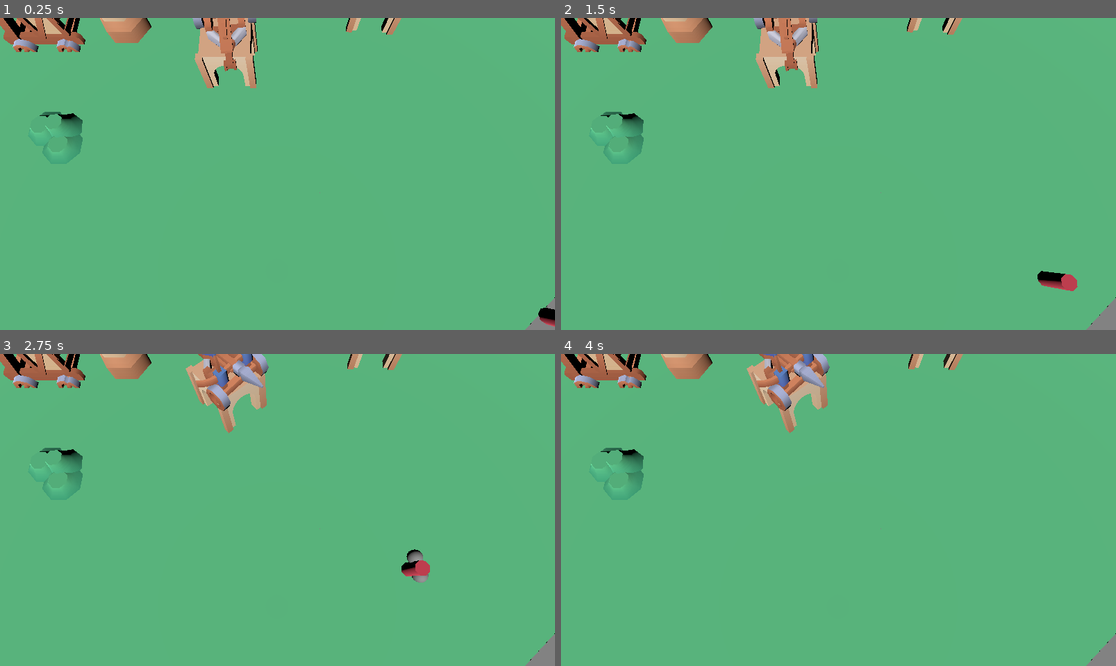
Above: before the commit, frames 1-4 (two rows, left to right).
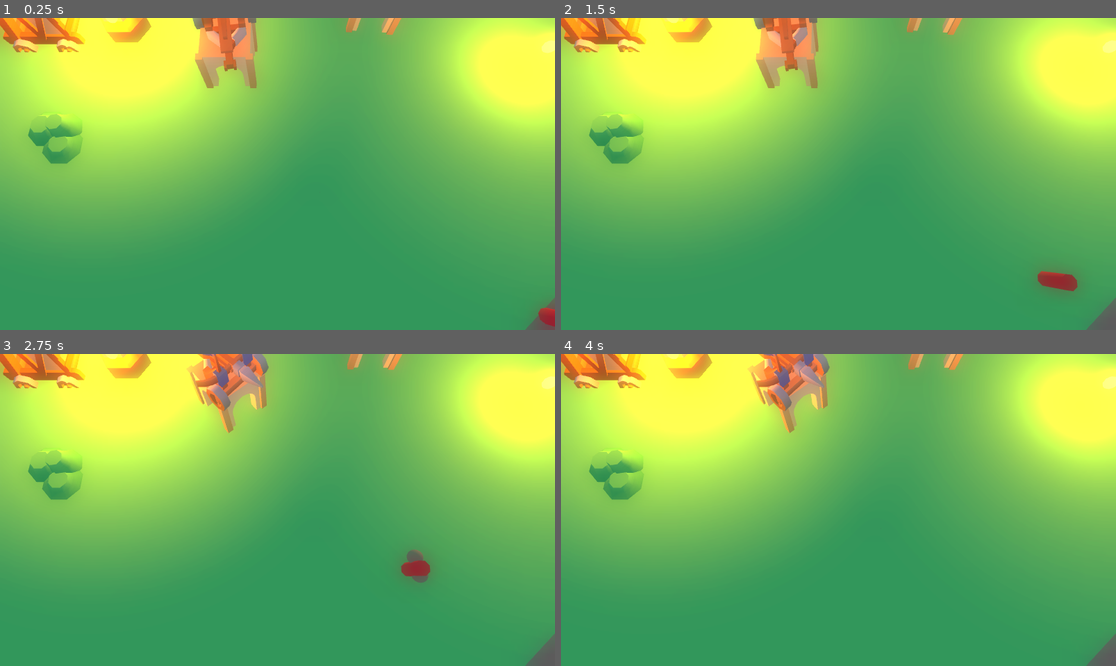
Above: after the commit, the same moments.

Repository: Kyn21kx/GMTK-2025
Game: Godot game, scene res://main.tscn
The game is run twice, just before and just after one commit, with the same random seed, the same clock (stepped at 60 frames per second) and the same inputs.
Inputs (mouse positions are in pixels of both pictures, inside the frame that each line leads up to):
- Up to frame 1 (0.25 s): no input
- Up to frame 2 (1.5 s): move the mouse to (960, 158) at 0.52 s; click (960, 158) at 0.67 s; move the mouse to (727, 189) at 1.27 s; click (727, 189) at 1.42 s
- Up to frame 3 (2.75 s): move the mouse to (333, 441) at 2.02 s; click (333, 441) at 2.17 s
- Up to frame 4 (4 s): move the mouse to (810, 572) at 2.77 s; click (810, 572) at 2.92 s; tap Enter at 3.5 s; move the mouse to (1005, 556) at 3.52 s; click (1005, 556) at 3.67 s

The runs differ from the first frame. In frame 1, 100% of the frame differs, in the area x 0-100%, y 0-100%; in frame 2, 100%; in frame 3, 100%; in frame 4, 100%.

Commit message:
Removed logs

Diff:
--- a/main.tscn
+++ b/main.tscn
@@ -11,6 +11,23 @@
 [ext_resource type="PackedScene" uid="uid://sucn46hw8pud" path="res://scenes/projectil.tscn" id="8_4c57u"]
 [ext_resource type="PackedScene" uid="uid://dj00r0ko3oygm" path="res://scenes/projectil_magic.tscn" id="9_efxa6"]
 [ext_resource type="PackedScene" uid="uid://gvld7w0mgelx" path="res://ui/HUD.tscn" id="10_efxa6"]
+[ext_resource type="Material" uid="uid://bxqvgsb5i3frh" path="res://materials/light_mat.tres" id="12_dg77c"]
+
+[sub_resource type="Environment" id="Environment_dg77c"]
+ssr_enabled = true
+ssil_radius = 5.8
+sdfgi_use_occlusion = true
+sdfgi_read_sky_light = false
+glow_enabled = true
+glow_bloom = 1.0
+glow_blend_mode = 4
+volumetric_fog_density = 0.07
+volumetric_fog_albedo = Color(0, 0.419608, 0.207843, 1)
+volumetric_fog_emission_energy = 2.0
+adjustment_enabled = true
+adjustment_brightness = 1.42
+adjustment_contrast = 1.04
+adjustment_saturation = 1.07
 
 [node name="Main" type="Node3D"]
 
@@ -39,6 +56,7 @@
 
 [node name="DirectionalLight3D" type="DirectionalLight3D" parent="."]
 transform = Transform3D(0.970197, 0.241975, -0.0128731, -0.154515, 0.658702, 0.736367, 0.186662, -0.712432, 0.67646, 1.44224, 0.776473, 0.413263)
+light_energy = 0.0
 
 [node name="siege-tower2" parent="." instance=ExtResource("3_h2yge")]
 transform = Transform3D(1, 0, 0, 0, 1, 0, 0, 0, 1, -3.45763, 0, -0.942249)
@@ -89,3 +107,36 @@
 
 [node name="Scenario" parent="." instance=ExtResource("6_7mycd")]
 transform = Transform3D(1, 0, 0, 0, 1, 0, 0, 0, 1, -1.16527, 0.0718123, 4.6856)
+
+[node name="LightPoint" type="CSGSphere3D" parent="."]
+transform = Transform3D(1, 0, 0, 0, 1, 0, 0, 0, 1, 5.52405, 0.809705, 0.0516844)
+radius = 0.1
+material = ExtResource("12_dg77c")
+
+[node name="OmniLight3D" type="OmniLight3D" parent="LightPoint"]
+light_color = Color(0.911754, 0.50887, 5.77569e-07, 1)
+light_energy = 1.741
+light_indirect_energy = 2.0
+
+[node name="LightPoint2" type="CSGSphere3D" parent="."]
+transform = Transform3D(1, 0, 0, 0, 1, 0, 0, 0, 1, -2.08312, 0.8123, -0.573885)
+radius = 0.1
+material = ExtResource("12_dg77c")
+
+[node name="OmniLight3D" type="OmniLight3D" parent="LightPoint2"]
+light_color = Color(0.911754, 0.50887, 5.77569e-07, 1)
+light_energy = 1.741
+light_indirect_energy = 2.0
+
+[node name="LightPoint3" type="CSGSphere3D" parent="."]
+transform = Transform3D(1, 0, 0, 0, 1, 0, 0, 0, 1, -2.08312, 1.62249, -0.860845)
+radius = 0.1
+material = ExtResource("12_dg77c")
+
+[node name="OmniLight3D" type="OmniLight3D" parent="LightPoint3"]
+light_color = Color(0.911754, 0.50887, 5.77569e-07, 1)
+light_energy = 1.741
+light_indirect_energy = 2.0
+
+[node name="WorldEnvironment" type="WorldEnvironment" parent="."]
+environment = SubResource("Environment_dg77c")
--- /dev/null
+++ b/materials/light_mat.tres
@@ -0,0 +1,8 @@
+[gd_resource type="StandardMaterial3D" format=3 uid="uid://bxqvgsb5i3frh"]
+
+[resource]
+emission_enabled = true
+emission = Color(0.911754, 0.50887, 5.77569e-07, 1)
+emission_energy_multiplier = 1.85
+ao_enabled = true
+ao_light_affect = 0.31
--- a/project.godot
+++ b/project.godot
@@ -20,3 +20,8 @@
 SignalBus="*res://scripts/signal_bus.gd"
 TimeManager="*res://scripts/time_manager.gd"
 Player="*res://scripts/player.gd"
+
+[rendering]
+
+lights_and_shadows/positional_shadow/soft_shadow_filter_quality=3
+anti_aliasing/quality/msaa_3d=1
--- a/scripts/camera_system.gd
+++ b/scripts/camera_system.gd
@@ -35,7 +35,6 @@
 
 	var world_space_offset: Vector3 = center_world_pos - target_current_world_pos
 
-	print("center world pos: ", center_world_pos, "; target world position: ", target_current_world_pos, "; offset: ", world_space_offset)
 	var target_pos : Vector3 = self.global_position - world_space_offset
 	target_pos.y = self.global_position.y # Ignore height, lol
 	return target_pos
Not shown: 1 places in main.tscn that only renumber resources
